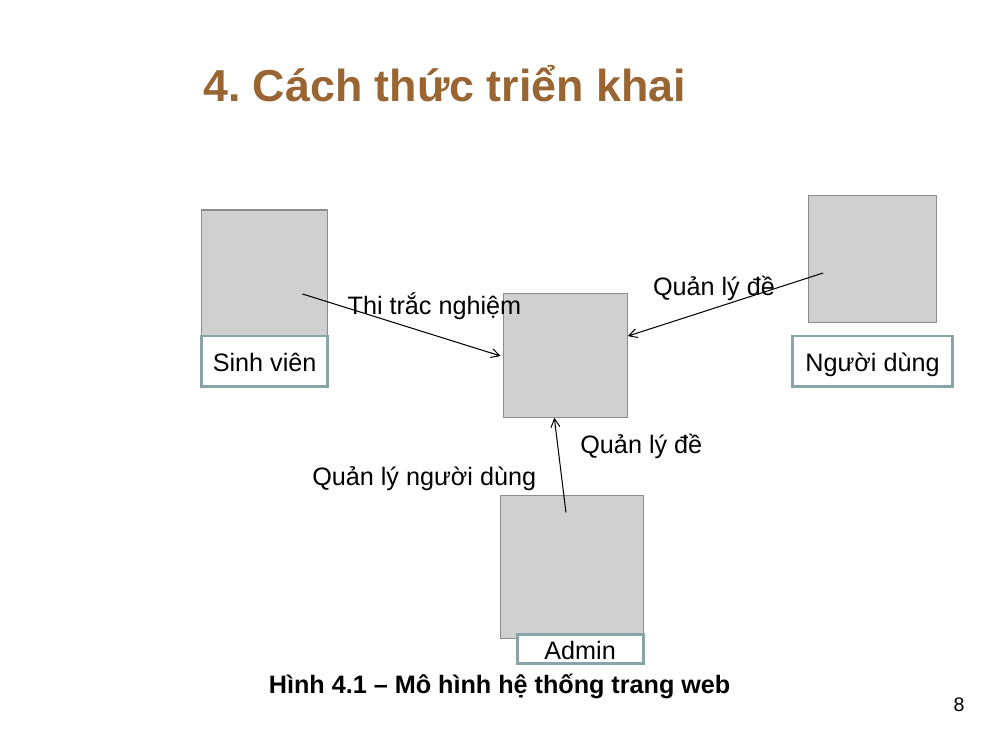
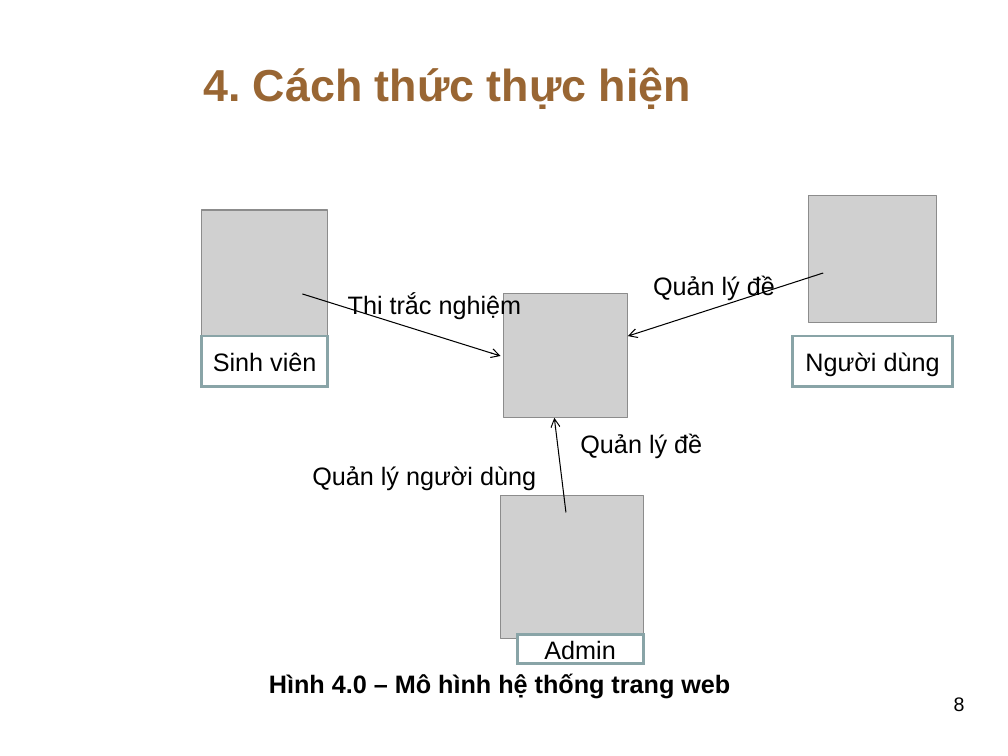
Before and after one commit to thuhuynh4393/testfrontend, a slide deck: slide 8 of Thu HUynh - SLide bao cao.ppt. Drawn at 1008x756 pixels with LibreOffice and Linux fonts; fonts in the diff are those of the drawing; grey boxes stand for pictures; background and template pictures are left out. Boxes give left, top, right and bottom in pixels: in the first picture for what was removed or moved away, otherwise in the second. Text is boxed around its words. In the diff, an @@ line names an element or a change of style, - is before the commit and + after.

```diff
--- a/Thu HUynh - SLide bao cao.ppt
+++ b/Thu HUynh - SLide bao cao.ppt
@@ title at box(203, 67, 691, 109): text changed @@
-4. Cách thức triển khai
+4. Cách thức thực hiện
@@ text at box(269, 673, 730, 699): text changed @@
-Hình 4.1 – Mô hình hệ thống trang web
+Hình 4.0 – Mô hình hệ thống trang web
```
Also in this commit, not shown: 11 other slides changed, 7 slides added, 3 slides removed.
